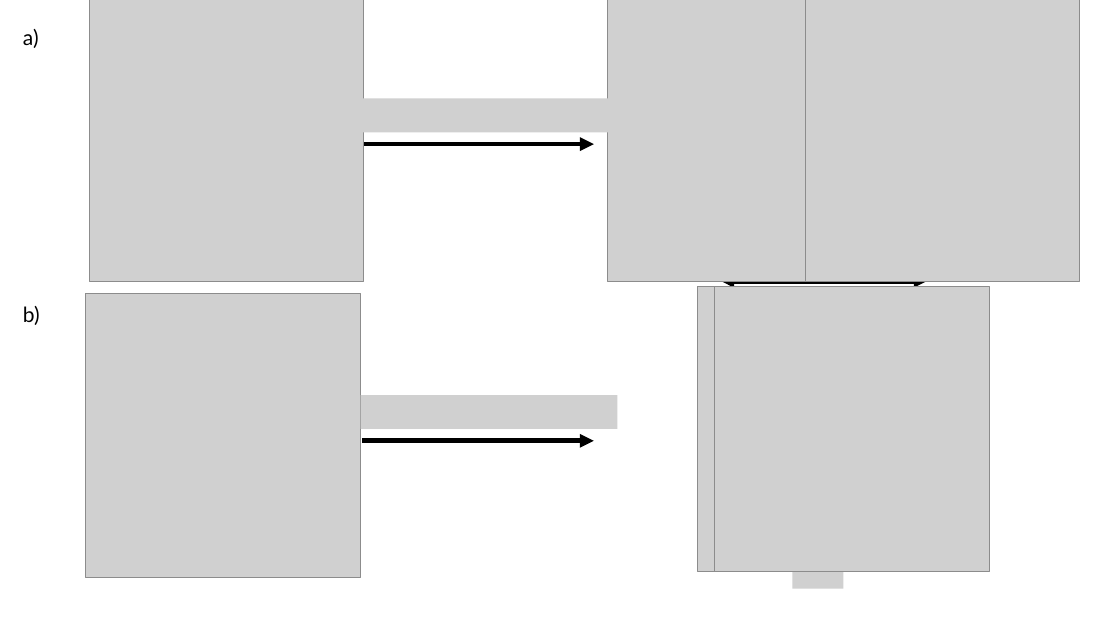
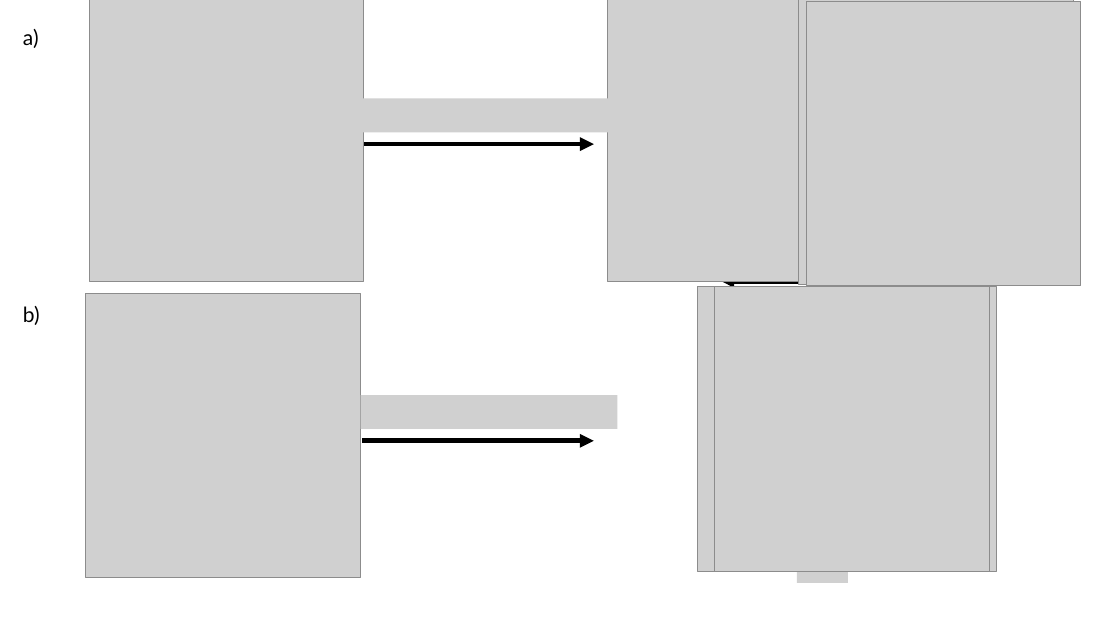
Before and after one commit to ShaneGervais/masters-thesis, a slide deck: slide 3 of figure/FIGURES.pptx. Drawn at 1120x630 pixels with LibreOffice and Linux fonts; fonts in the diff are those of the drawing; grey boxes stand for pictures. Boxes give left, top, right and bottom in pixels: in the first picture for what was removed or moved away, otherwise in the second. Text is boxed around its words. In the diff, an @@ line names an element or a change of style, - is before the commit and + after.

```diff
--- a/figure/FIGURES.pptx
+++ b/figure/FIGURES.pptx
@@ picture added at (799, 0, 1074, 284) @@
@@ picture: place and size @@
-picture at (805, 0, 1080, 281)
+picture at (807, 2, 1081, 286)
@@ picture added at (722, 287, 996, 571) @@
@@ picture: place and size @@
-picture at (792, 563, 844, 589)
+picture at (797, 557, 849, 583)
```
Also in this commit, not shown: 5 other files.
